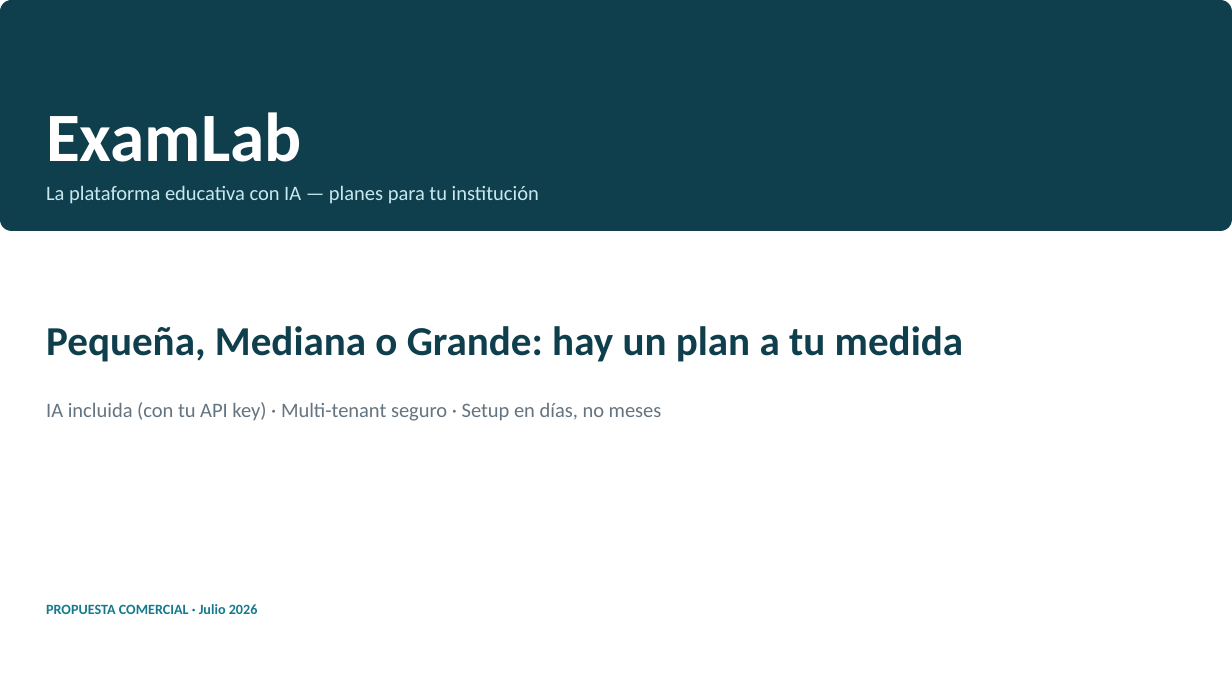
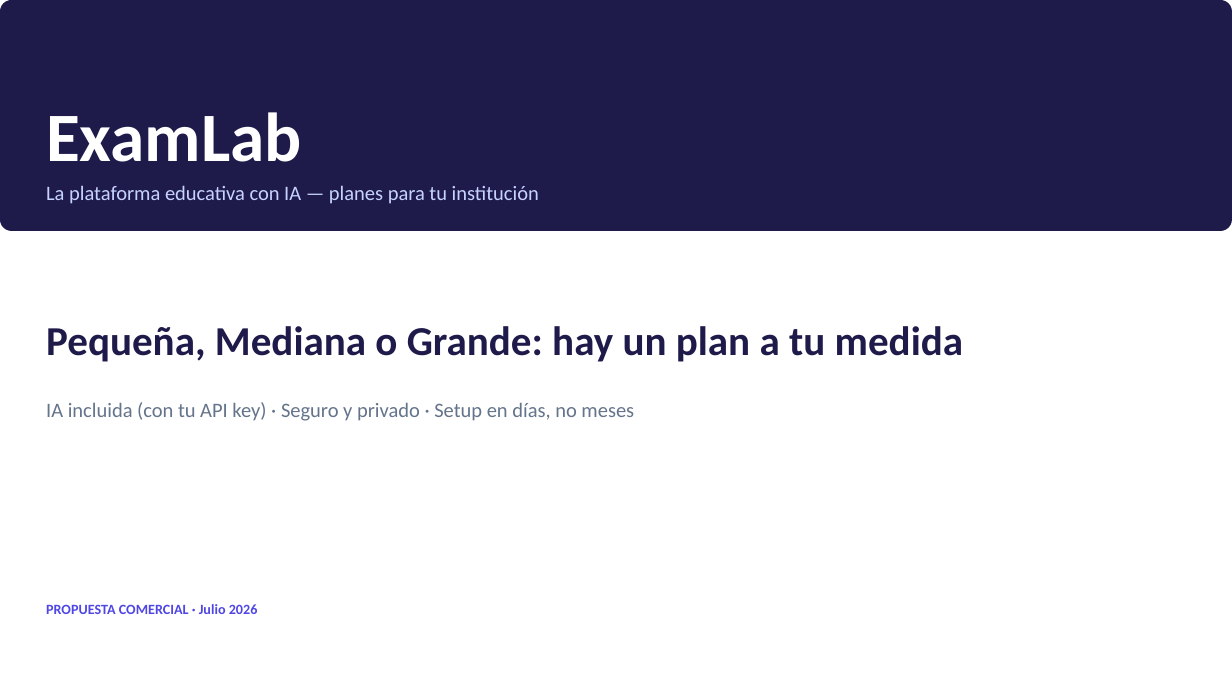
Before and after one commit to AndresDFX/examlab, a slide deck: slide 1 of docs/demos/presentacion/ExamLab-Presentacion-Comercial-v3.pptx. Drawn at 1232x693 pixels with LibreOffice and Linux fonts; fonts in the diff are those of the drawing. Boxes give left, top, right and bottom in pixels: in the first picture for what was removed or moved away, otherwise in the second. Text is boxed around its words. In the diff, an @@ line names an element or a change of style, - is before the commit and + after.

```diff
--- a/docs/demos/presentacion/ExamLab-Presentacion-Comercial-v3.pptx
+++ b/docs/demos/presentacion/ExamLab-Presentacion-Comercial-v3.pptx
@@ rounded rectangle at <box>0,0,1232,231</box>: fill #0F3E4C to #1E1B4B @@
@@ text "La plataforma educativa con IA ..." at <box>46,185,539,204</box>: text colour #C8E8EE to #C7D2FE @@
@@ text "Pequeña, Mediana o Grande: hay ..." at <box>46,326,963,362</box>: text colour #0F3E4C to #1E1B4B @@
@@ text at <box>46,402,634,421</box>: text changed; text colour #647480 to #64748B @@
-IA incluida (con tu API key) · Multi-tenant seguro · Setup en días, no meses
+IA incluida (con tu API key) · Seguro y privado · Setup en días, no meses
@@ text "PROPUESTA COMERCIAL · Julio 2026" at <box>46,604,258,614</box>: text colour #147A8C to #4F46E5 @@
```
Also in this commit, not shown: 10 other slides changed, 17 other files.
